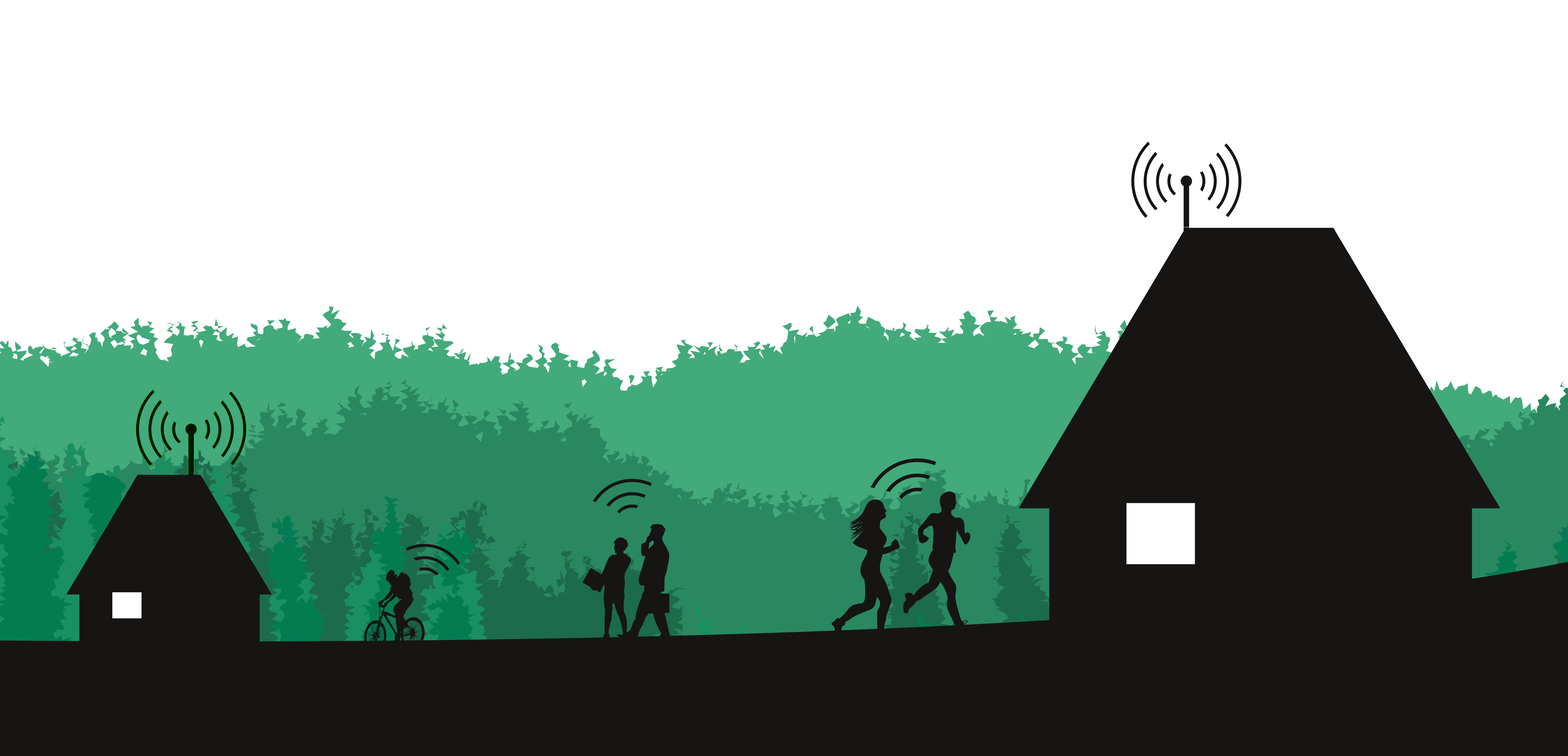
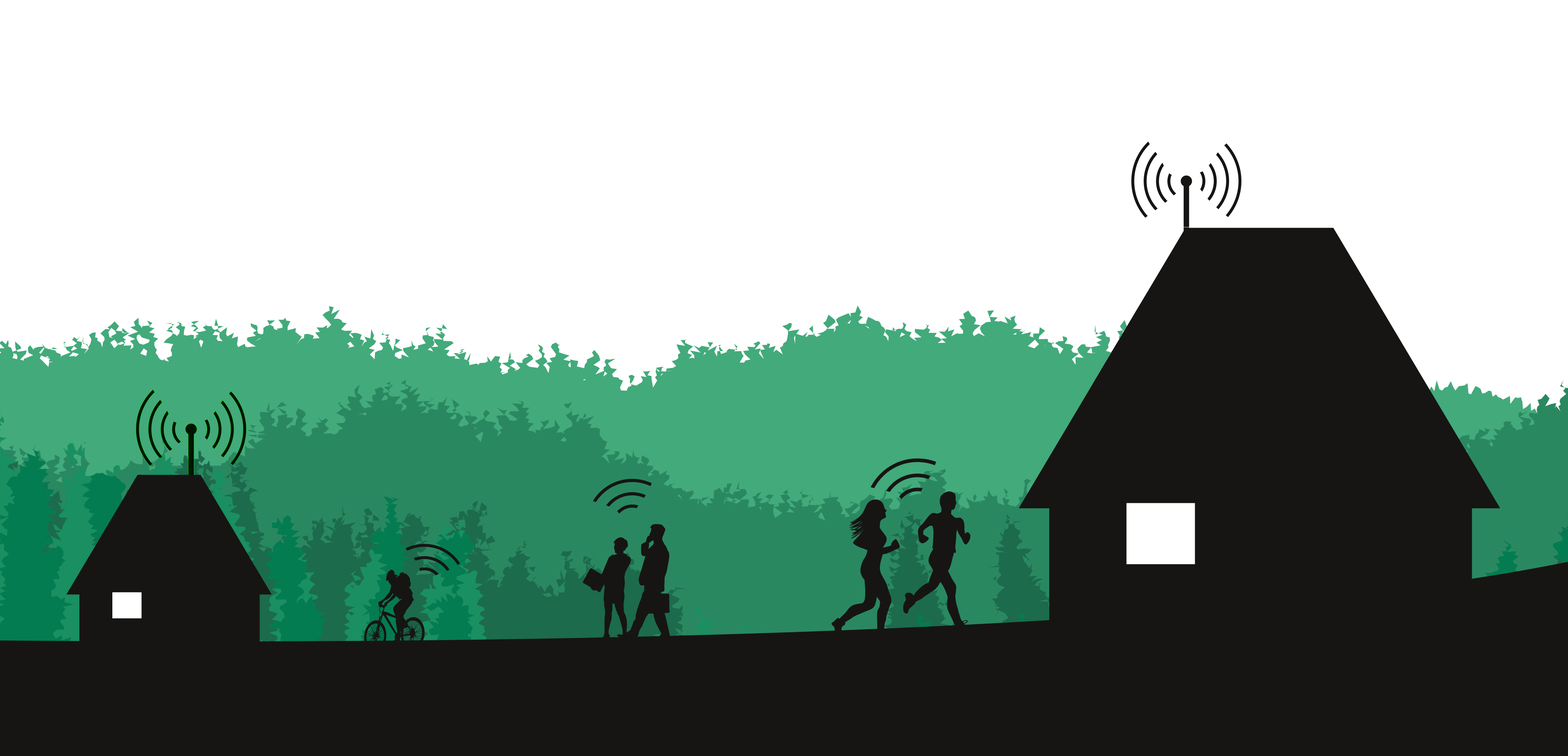
Comparing the layer stacks of the two 1568×756 images. Changes:
added layer "main" above "grass" over <box>0,291,1151,388</box>
renamed "1" to "grass", painted on it over <box>0,291,1151,388</box>
